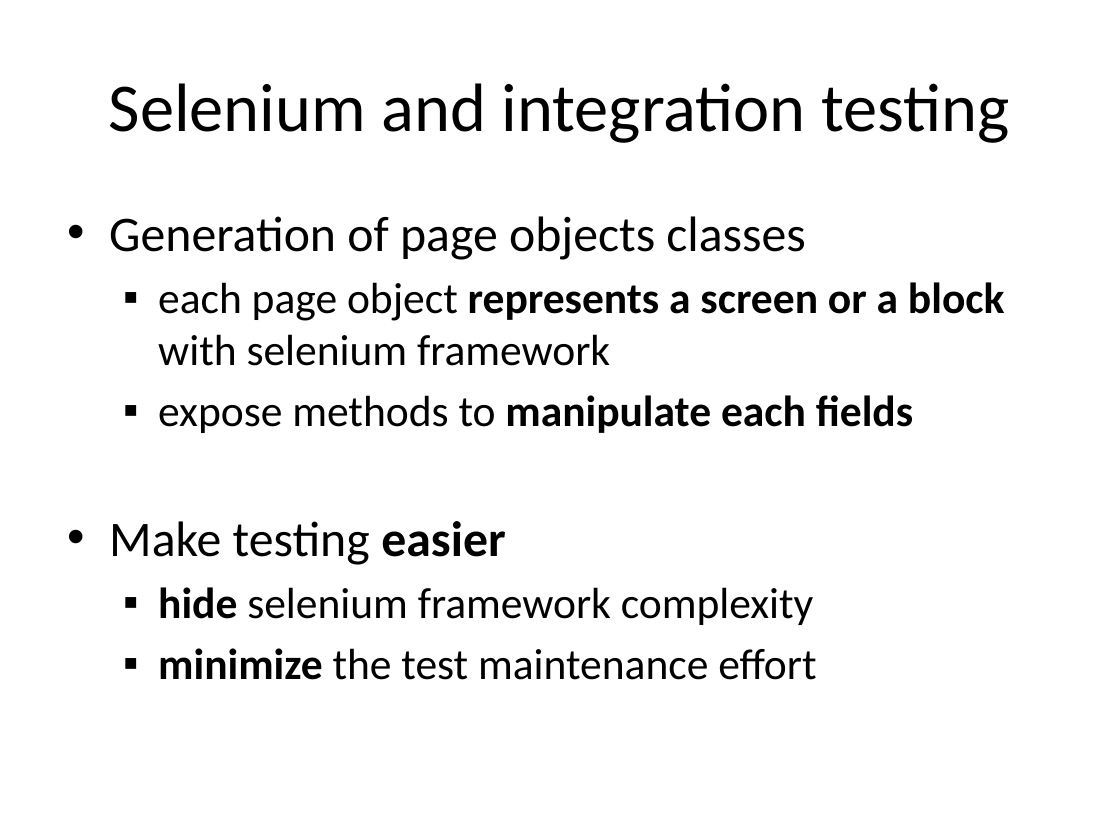
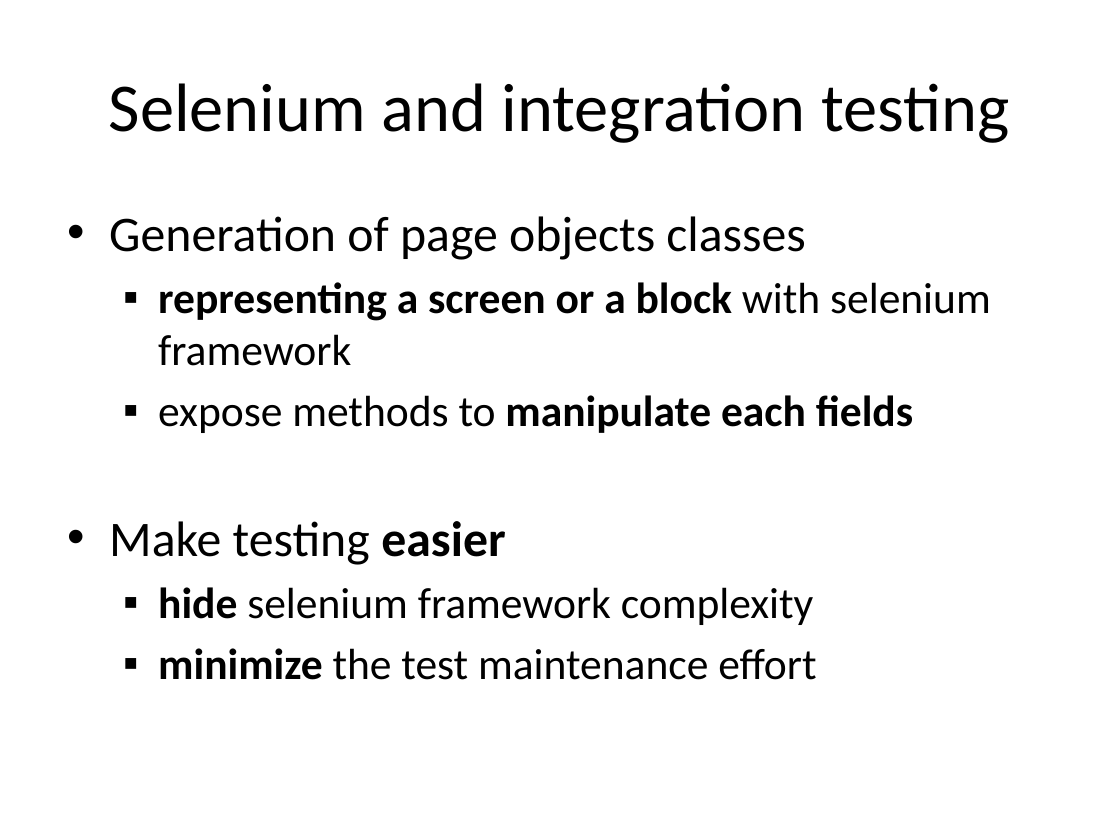
Before and after one commit to lesfurets/mdl4ui, a slide deck: slide 47 of mdl4ui-docs/mdl4ui_cg2013.pptx. Drawn at 1120x840 pixels with LibreOffice and Linux fonts; fonts in the diff are those of the drawing. Boxes give left, top, right and bottom in pixels: in the first picture for what was removed or moved away, otherwise in the second. Text is boxed around its words. In the diff, an @@ line names an element or a change of style, - is before the commit and + after.

```diff
--- a/mdl4ui-docs/mdl4ui_cg2013.pptx
+++ b/mdl4ui-docs/mdl4ui_cg2013.pptx
@@ text at bbox=[158, 282, 991, 366]: text changed; bold on @@
-  ▪ each page object represents a screen or a block with selenium framework
+  ▪ representing a screen or a block with selenium framework
```
Also in this commit, not shown: 3 other slides changed, 1 slide added, 1 slide removed, 1 other file.
